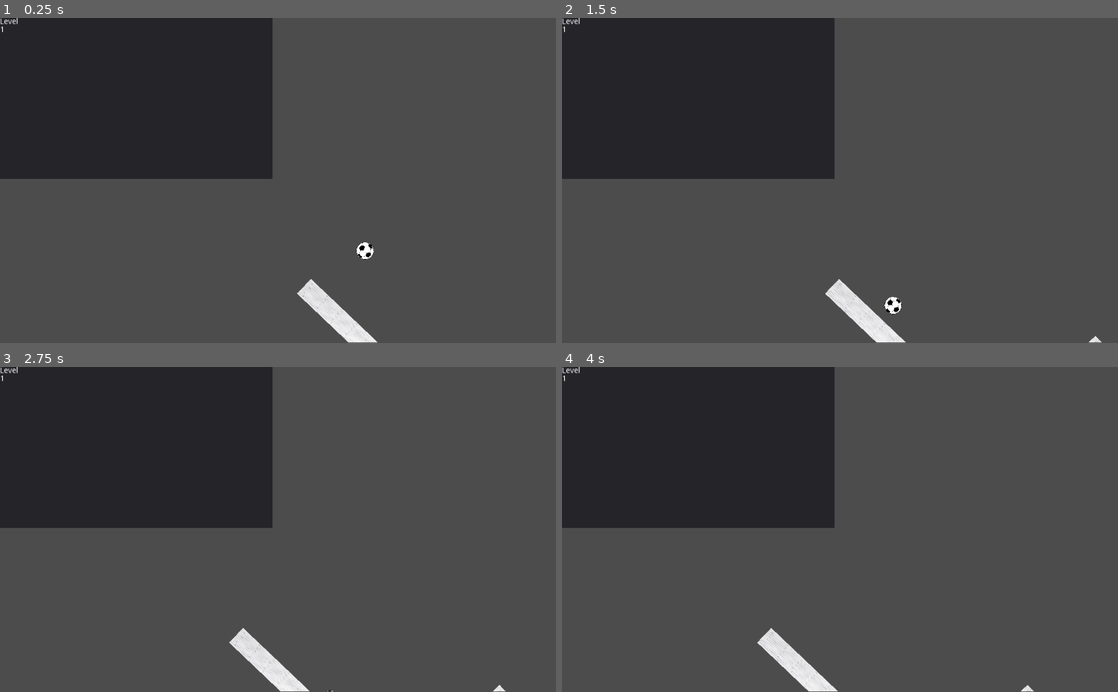
Above: before the commit, frames 1-4 (two rows, left to right).
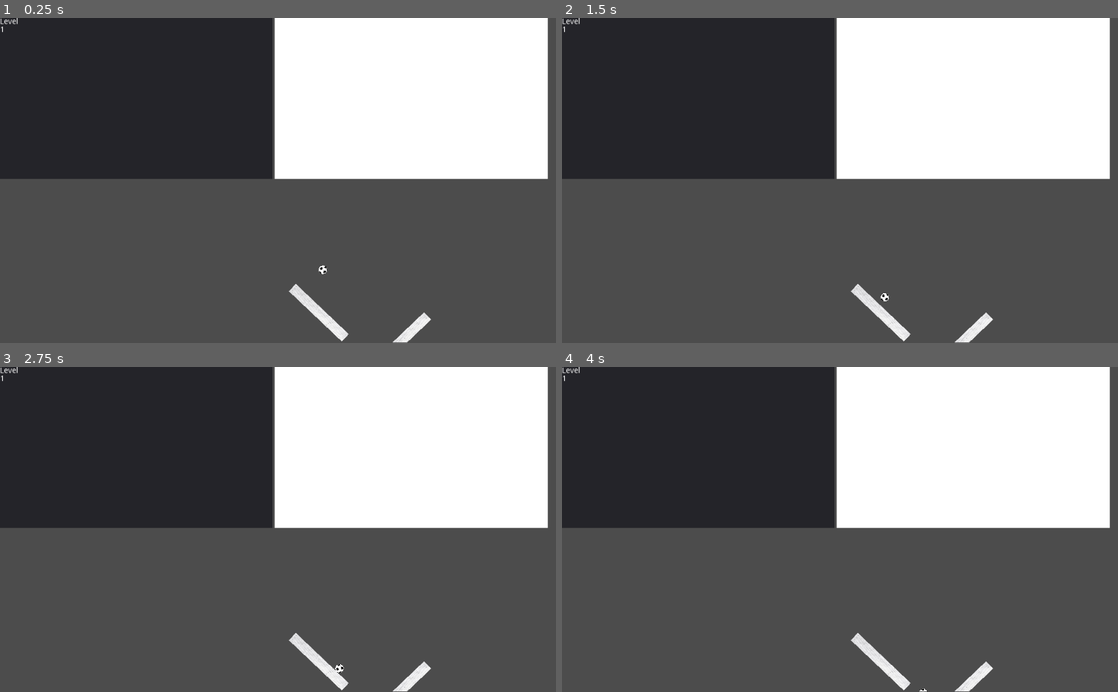
Above: after the commit, the same moments.

Repository: MariusDoe/DropInShapes
Game: Godot game, scene res://UI.tscn
Two runs of this game, one before a commit and one after it. Both use one fixed random seed, a clock stepped at 60 frames per second and the inputs below.
Inputs (mouse positions are in pixels of both pictures, inside the frame that each line leads up to):
- Up to frame 1 (0.25 s): no input
- Up to frame 2 (1.5 s): move the mouse to (962, 164) at 0.52 s; click (962, 164) at 0.67 s; move the mouse to (728, 196) at 1.27 s; click (728, 196) at 1.42 s
- Up to frame 3 (2.75 s): move the mouse to (333, 458) at 2.02 s; click (333, 458) at 2.17 s
- Up to frame 4 (4 s): move the mouse to (812, 594) at 2.77 s; click (812, 594) at 2.92 s; move the mouse to (1006, 578) at 3.52 s; click (1006, 578) at 3.67 s

The runs differ from the first frame. In frame 1, 26% of the frame differs, in the area x 49-99%, y 0-100%; in frame 2, 26%, in the area x 47-99%, y 0-100%; in frame 3, 26%; in frame 4, 26%.

Commit message:
added drawing of lines, creation of StaticBody2D

Diff:
--- a/src/Camera2D.gd
+++ b/src/Camera2D.gd
@@ -4,6 +4,4 @@
 	make_current()
 
 func _process(delta):
-	offset.y = 50
-	offset.x += 50 * delta
-	print(offset)
+	zoom = Vector2(2, 2)
--- /dev/null
+++ b/src/Draw.gd
@@ -0,0 +1,68 @@
+extends TextureRect
+class_name Draw
+
+func _ready():
+	texture = ImageTexture.new()
+	clear()
+
+var image: Image
+var points: Array
+
+func clear():
+	image = Image.new()
+	image.create(rect_size.x, rect_size.y, Image.FORMAT_LA8, Image.INTERPOLATE_NEAREST)
+	image.fill(Color.white)
+	set_image_on_texture()
+	points = []
+
+func set_image_on_texture():
+	(texture as ImageTexture).create_from_image(image)
+
+var last: Vector2
+var last_valid = false
+
+signal done_drawing
+
+func _on_Draw_gui_input(event: InputEvent):
+	if event is InputEventMouseMotion:
+		if event.button_mask & BUTTON_LEFT:
+			var pos = event.position - rect_position
+			pos.x += image.get_size().x
+			if last_valid:
+				draw_line_image(last, pos)
+			last = pos
+			points.append(pos)
+			last_valid = true
+	if event is InputEventMouseButton:
+		if event.pressed:
+			last_valid = false
+			clear()
+		else:
+			emit_signal("done_drawing")
+
+var color = Color.black
+
+func draw_line_image(from: Vector2, to: Vector2):
+	var delta = to - from
+	var m = (delta * 1.0).normalized()
+	if m.length() == 0:
+		return
+	var current = from
+	var rounded = current.round()
+
+	image.lock()
+	var size = image.get_size()
+	while (rounded.x <= to.x if delta.x > 0 else rounded.x >= to.x) and \
+		  (rounded.y <= to.y if delta.y > 0 else rounded.y >= to.y):
+			if rounded.x >= 0 and rounded.x <= size.x and \
+			   rounded.y >= 0 and rounded.y <= size.y:
+				image.set_pixelv(rounded, color)
+			current += m
+			rounded = current.round()
+	image.unlock()
+	set_image_on_texture()
+
+func get_collision_polygon():
+	var poly = CollisionPolygon.new()
+	poly.polygon.append_array(points)
+	return poly
--- /dev/null
+++ b/src/GameController.gd
@@ -0,0 +1,20 @@
+extends Control
+
+var main: Node2D
+var draw: Draw
+
+func _ready():
+	main = get_node("VBoxContainer/MainViewportContainer/Viewport/Main")
+	draw = get_node("VBoxContainer/HBoxContainer/Draw")
+
+func _on_Draw_done_drawing():
+	add_drawn_static(Vector2(500, 500))
+
+func add_drawn_static(position):
+	var poly = draw.get_collision_polygon()
+	var node = Node2D.new()
+	var body = StaticBody2D.new()
+	body.add_child(poly)
+	node.add_child(body)
+	main.add_child(node)
+	body.position = position
--- a/src/UI.tscn
+++ b/src/UI.tscn
@@ -1,12 +1,15 @@
-[gd_scene load_steps=4 format=2]
+[gd_scene load_steps=6 format=2]
 
 [ext_resource path="res://Main.tscn" type="PackedScene" id=1]
 [ext_resource path="res://MainViewportContainer.gd" type="Script" id=2]
 [ext_resource path="res://Camera2D.gd" type="Script" id=3]
+[ext_resource path="res://Draw.gd" type="Script" id=4]
+[ext_resource path="res://GameController.gd" type="Script" id=5]
 
 [node name="UI" type="Control"]
 anchor_right = 1.0
 anchor_bottom = 1.0
+script = ExtResource( 5 )
 __meta__ = {
 "_edit_use_anchors_": false
 }
@@ -45,12 +48,16 @@
 "_edit_use_anchors_": false
 }
 
-[node name="TextureRect" type="TextureRect" parent="VBoxContainer/HBoxContainer"]
+[node name="Draw" type="TextureRect" parent="VBoxContainer/HBoxContainer"]
 margin_left = 506.0
 margin_right = 1009.0
 margin_bottom = 297.0
 size_flags_horizontal = 3
 size_flags_vertical = 3
+script = ExtResource( 4 )
+__meta__ = {
+"_edit_use_anchors_": false
+}
 
 [node name="MainViewportContainer" type="ViewportContainer" parent="VBoxContainer"]
 margin_top = 301.0
@@ -69,3 +76,5 @@
 
 [node name="Camera2D" type="Camera2D" parent="VBoxContainer/MainViewportContainer/Viewport"]
 script = ExtResource( 3 )
+[connection signal="done_drawing" from="VBoxContainer/HBoxContainer/Draw" to="." method="_on_Draw_done_drawing"]
+[connection signal="gui_input" from="VBoxContainer/HBoxContainer/Draw" to="VBoxContainer/HBoxContainer/Draw" method="_on_Draw_gui_input"]
--- a/src/project.godot
+++ b/src/project.godot
@@ -8,9 +8,14 @@
 
 config_version=4
 
-_global_script_classes=[  ]
+_global_script_classes=[ {
+"base": "TextureRect",
+"class": "Draw",
+"language": "GDScript",
+"path": "res://Draw.gd"
+} ]
 _global_script_class_icons={
-
+"Draw": ""
 }
 
 [application]
